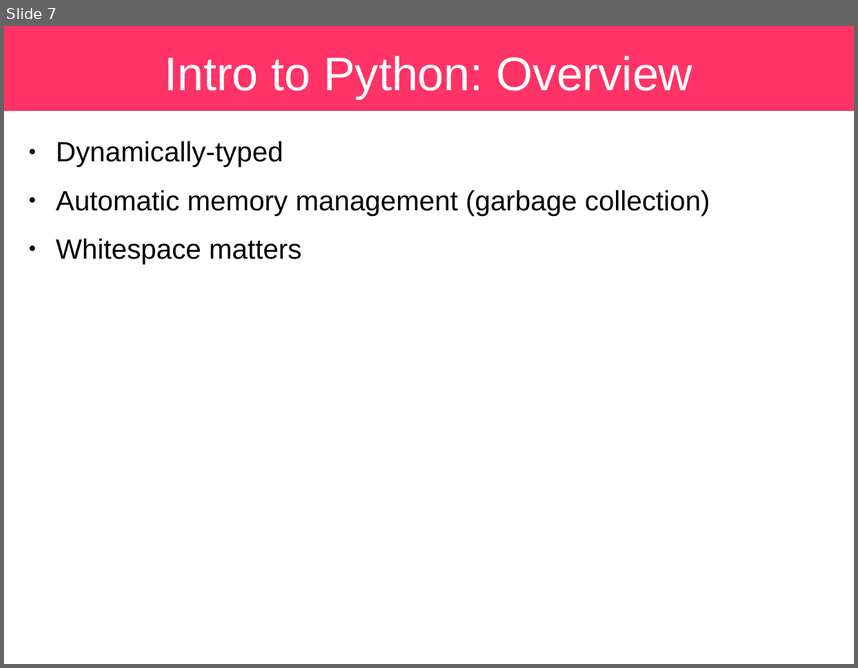
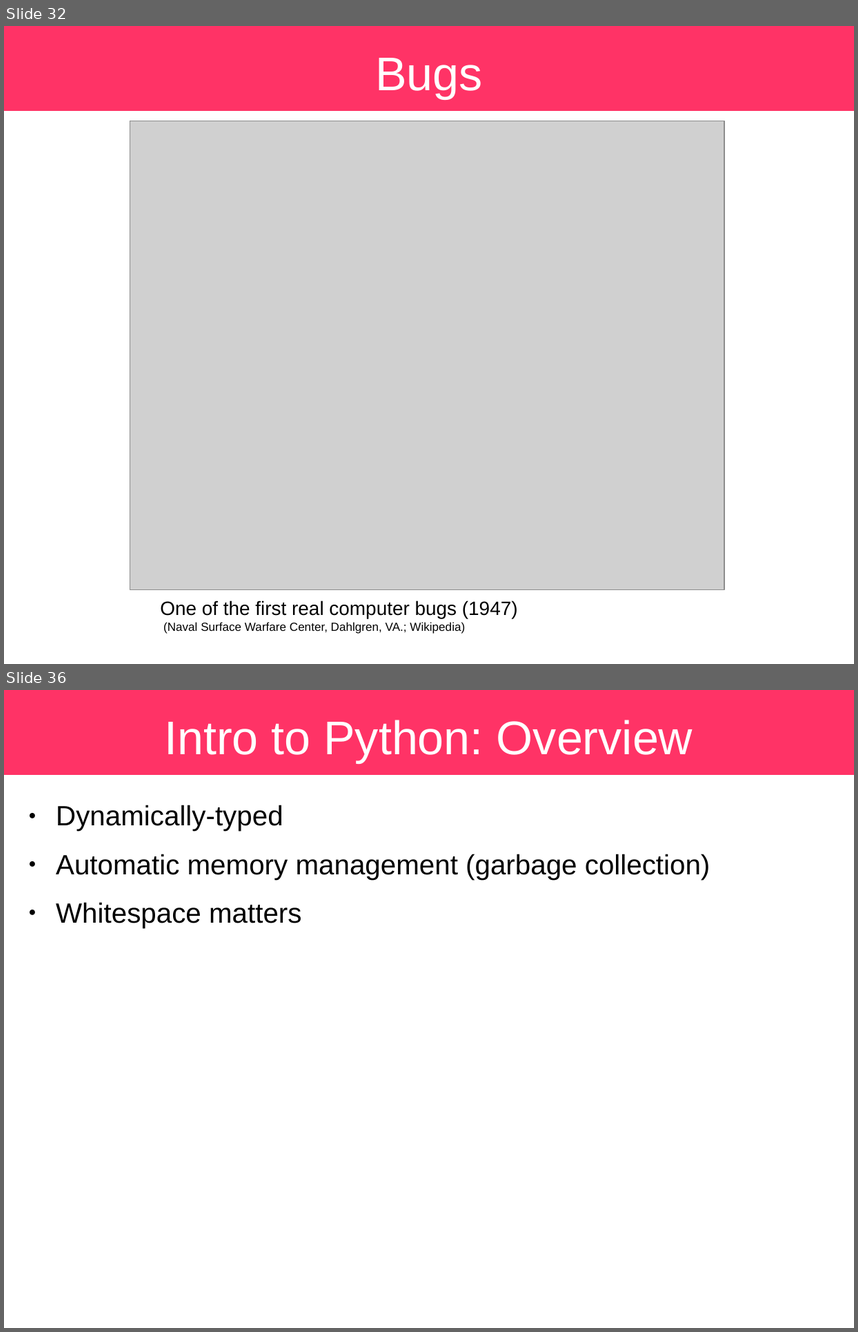
Before and after one commit to sbu-python-class/python-science, a slide deck: lectures/01-python/python.odp. Shown one above the other, each under a label of ours: slide 7 before the commit, slides 32 and 36 after it; the slides between them are not shown. The pictures are 858x668 and 858x1332 pixels, drawn with LibreOffice and Linux fonts; fonts in the diff are those of the drawing; grey boxes stand for pictures. Boxes give left, top, right and bottom in pixels: in the first picture for what was removed or moved away, otherwise in the second. Text is boxed around its words. In the diff, an @@ line names an element or a change of style, - is before the commit and + after.

```diff
--- a/lectures/01-python/python.odp
+++ b/lectures/01-python/python.odp
@@ slide 32 added at (4, 26, 854, 664), background #FFFFFF; not listed: 1 template element that a slide beside it also shows @@
@@ title added at (375, 58, 483, 99), 44 pt, text #FFFFFF @@
+Bugs
@@ picture added at (130, 121, 725, 589) @@
@@ text added at (160, 600, 518, 633), 11 pt, text #000000 @@
+One of the first real computer bugs (1947)
+(Naval Surface Warfare Center, Dahlgren, VA.; Wikipedia)
@@ what was slide 7 is now slide 36 @@
```
Also in this commit, not shown: 30 other slides added, 12 slides removed, 1 other file.
